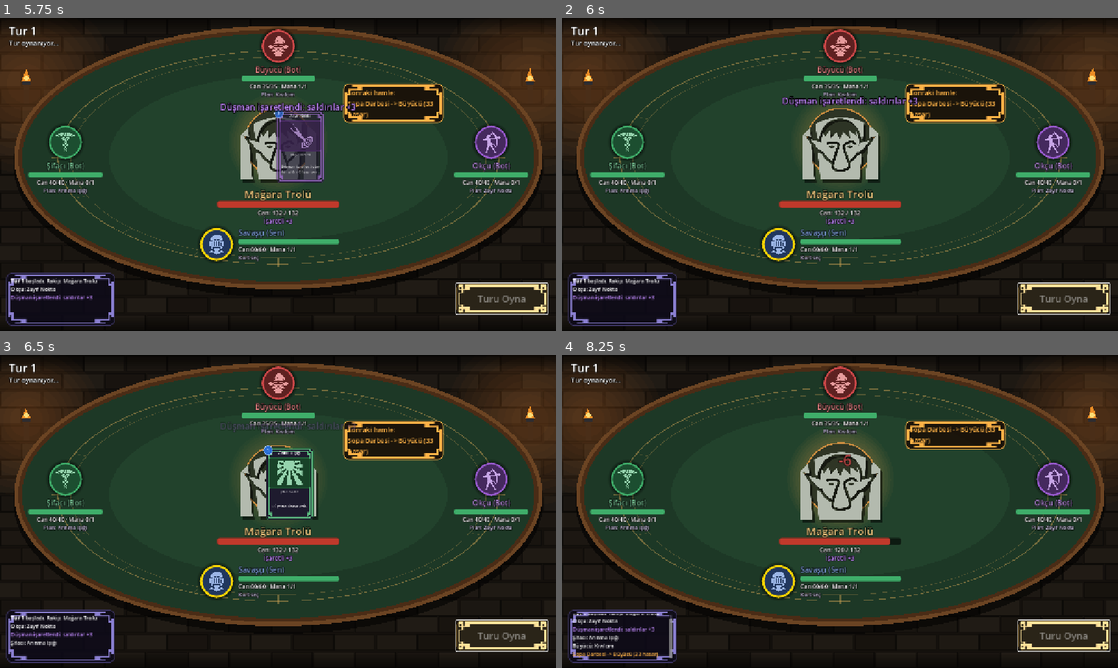
Above: before the commit, frames 1-4 (two rows, left to right).
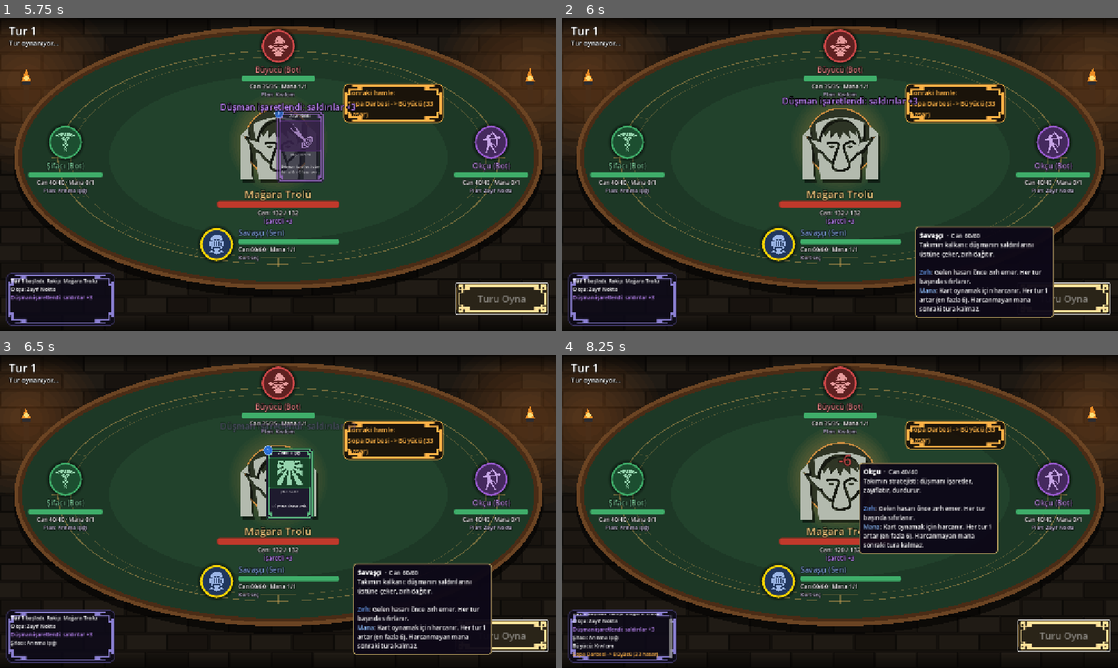
Above: after the commit, the same moments.

Repository: bogacavdar/coop-kart-oyunu
Game: Godot game, scene res://oyun.tscn
Same seed, same stepped clock (60 frames per second), same inputs: the game is played once before the commit and once after it.
Inputs (mouse positions are in pixels of both pictures, inside the frame that each line leads up to):
- Up to frame 1 (5.75 s): click "Krediler" at 0.5 s; click "Kapat" at 1.25 s; click (105, 190) at 2.02 s; click "Desteni Gör" at 2.75 s; click "Kapat" at 3.5 s; click "Savaş" at 4.25 s; click "Turu Oyna" at 5 s
- Up to frame 2 (6 s): move the mouse to (834, 243) at 5.77 s; click (834, 243) at 5.92 s
- Up to frame 3 (6.5 s): no input
- Up to frame 4 (8.25 s): move the mouse to (628, 502) at 6.52 s; click (628, 502) at 6.67 s; move the mouse to (840, 405) at 7.27 s; click (840, 405) at 7.42 s; move the mouse to (1051, 502) at 8.02 s; click (1051, 502) at 8.17 s

Frame 1 is identical in both runs. In frame 2, 4.6% of the frame differs, in the area x 63-89%, y 66-96%; in frame 3, 4.6%; in frame 4, 7.0%, in the area x 53-79%, y 34-64%.

Commit message:
Açıklama balonları, ses efektleri, Windows ve Android sürümleri
Co-Authored-By: Claude Opus 5.5 <noreply@anthropic.com>
Claude-Session: https://claude.ai/code/session_01BTyhiEWYueC4ryox9s8zfK

Diff:
--- a/arayuz/arayuz.gd
+++ b/arayuz/arayuz.gd
@@ -71,6 +71,7 @@
 	b.add_theme_stylebox_override("pressed", kutu_stili(renk.darkened(0.3), kenar))
 	b.add_theme_stylebox_override("disabled", kutu_stili(renk.darkened(0.5), kenar.darkened(0.5)))
 	b.add_theme_stylebox_override("focus", StyleBoxEmpty.new())
+	b.pressed.connect(func(): Ses.cal(b, "tikla"))
 	var cerceve := susle(b, kenar.lightened(0.15), BUTON_CERCEVESI, 4.0)
 	if cerceve:
 		cerceve.self_modulate.a = 0.85
--- a/arayuz/harita_ekrani.gd
+++ b/arayuz/harita_ekrani.gd
@@ -11,6 +11,14 @@
 	"dinlenme": ["Dinlen", Color("#3fae6a")],
 	"gizem": ["?", Color("#9a5bd1")],
 	"boss": ["BOSS", Color("#e8c27a")],
+}
+
+const DURAK_ACIKLAMALARI := {
+	"savas": "[b]Savaş[/b]\nNormal bir düşmanla karşılaşırsınız. Kazanınca destene bir kart seçersin.",
+	"elit": "[b]Elit Savaş[/b]\nÇok daha güçlü bir düşman. Kazanınca herkesin max canı +5 artar ve kart seçersin.",
+	"dinlenme": "[b]Kamp Ateşi[/b]\nYa takım max canının %30'u kadar iyileşir ya da bir kartını kalıcı olarak güçlendirirsin.",
+	"gizem": "[b]Gizemli Olay[/b]\nRastgele bir olay. İyi de olabilir, bedeli olan bir fırsat da.",
+	"boss": "[b]Kızıl Ejder[/b]\nKoşunun son düşmanı. Bütün takıma ateş püskürür ve savaş uzadıkça öfkelenir.",
 }
 
 var kosu: Kosu
@@ -90,7 +98,12 @@
 		var tw := b.create_tween().set_loops()
 		tw.tween_property(b, "scale", Vector2.ONE * 1.1, 0.5)
 		tw.tween_property(b, "scale", Vector2.ONE, 0.5)
-		b.pressed.connect(func(): dugum_secildi.emit(d))
+		b.pressed.connect(func():
+			Ses.cal(b, "tikla")
+			dugum_secildi.emit(d)
+		)
+	b.mouse_filter = Control.MOUSE_FILTER_STOP
+	Ipucu.baglan(b, func(): return DURAK_ACIKLAMALARI[d["tip"]])
 	add_child(b)
 
 
--- /dev/null
+++ b/arayuz/ipucu.gd
@@ -0,0 +1,111 @@
+class_name Ipucu
+extends CanvasLayer
+## Açıklama balonu: fareyle bir şeyin üstüne gelince yanında çıkan küçük kutu.
+## Kullanım: Ipucu.baglan(kontrol, func(): return "metin")
+
+const SOZLUK := {
+	"zirh": "[color=#6fa8ff]Zırh[/color]: Gelen hasarı önce zırh emer. Her tur başında sıfırlanır.",
+	"aggro": "[color=#ffb347]Dikkat Çekme[/color]: Bu tur düşmanın tek kişilik saldırıları bu oyuncuya yönelir.",
+	"isaret": "[color=#c38bff]İşaret[/color]: Bu tur düşmana yapılan her saldırı fazladan hasar verir.",
+	"zayif": "[color=#c38bff]Zayıflatma[/color]: Bu tur düşmanın her vuruşunun hasarı azalır.",
+	"sersem": "[color=#c38bff]Hareketsiz[/color]: Düşman bu tur hiçbir şey yapamaz.",
+	"kalkan": "[color=#9fc8ff]Kalkan[/color]: Düşmanın kalkanı, oyuncuların hasarını önce emer. Düşmanın bir sonraki hamlesinde biter.",
+	"guc": "[color=#ff8a6a]Güç[/color]: Düşmanın bütün saldırılarına eklenir ve kalıcıdır. Savaş uzadıkça artar.",
+	"mana": "[color=#8fc1ff]Mana[/color]: Kart oynamak için harcanır. Her tur 1 artar (en fazla 6). Harcanmayan mana sonraki tura kalmaz.",
+	"sira": "[color=#e8c27a]Tur sırası[/color]: Önce Koruma, sonra Kontrol, sonra Saldırı, en son İyileştirme kartları işlenir. Ardından düşman hamlesini yapar.",
+}
+
+static var _ornek: Ipucu
+var _panel: PanelContainer
+var _yazi: RichTextLabel
+var _sahip: Control
+
+
+func _init() -> void:
+	layer = 120
+	_panel = PanelContainer.new()
+	_panel.mouse_filter = Control.MOUSE_FILTER_IGNORE
+	_panel.add_theme_stylebox_override("panel", Arayuz.kutu_stili(Color(0.05, 0.03, 0.09, 0.96), Color("#b8a060"), 2, 8))
+	_panel.visible = false
+	add_child(_panel)
+	_yazi = RichTextLabel.new()
+	_yazi.bbcode_enabled = true
+	_yazi.fit_content = true
+	_yazi.scroll_active = false
+	_yazi.custom_minimum_size = Vector2(300, 0)
+	_yazi.mouse_filter = Control.MOUSE_FILTER_IGNORE
+	_yazi.add_theme_font_size_override("normal_font_size", 14)
+	_yazi.add_theme_font_size_override("bold_font_size", 15)
+	_panel.add_child(_yazi)
+
+
+static func baglan(kontrol: Control, metin: Callable) -> void:
+	kontrol.mouse_entered.connect(func(): goster(kontrol, metin.call()))
+	kontrol.mouse_exited.connect(func(): gizle(kontrol))
+	kontrol.tree_exiting.connect(func(): gizle(kontrol))
+
+
+static func goster(kontrol: Control, metin: String) -> void:
+	if metin == "" or not kontrol.is_inside_tree():
+		return
+	if _ornek == null or not is_instance_valid(_ornek):
+		_ornek = Ipucu.new()
+		kontrol.get_tree().root.add_child(_ornek)
+	_ornek._goster(kontrol, metin)
+
+
+static func gizle(kontrol: Control = null) -> void:
+	if _ornek and is_instance_valid(_ornek):
+		if kontrol == null or _ornek._sahip == kontrol:
+			_ornek._panel.visible = false
+			_ornek._sahip = null
+
+
+func _goster(kontrol: Control, metin: String) -> void:
+	_sahip = kontrol
+	_yazi.text = metin
+	_panel.visible = true
+	_panel.reset_size()
+	var alan := kontrol.get_global_rect()
+	var boyut := _panel.get_combined_minimum_size()
+	var ekran := Vector2(1280, 720)
+	var konum := Vector2(alan.end.x + 12, alan.position.y)
+	if konum.x + boyut.x > ekran.x - 8:
+		konum.x = alan.position.x - boyut.x - 12
+	if konum.x < 8:
+		konum.x = clampf(alan.get_center().x - boyut.x / 2.0, 8, ekran.x - boyut.x - 8)
+		konum.y = alan.position.y - boyut.y - 10
+	konum.y = clampf(konum.y, 8, ekran.y - boyut.y - 8)
+	_panel.position = konum
+
+
+## Kartın açıklaması: başlık, işlenme sırası ve kartta geçen terimler
+static func kart_metni(k: CardData) -> String:
+	var satirlar: PackedStringArray = []
+	satirlar.append("[b]%s[/b]  ·  %d mana  ·  %s" % [k.kart_adi, k.mana, CardData.sinif_adi(k.sinif)])
+	satirlar.append(k.aciklama_metni())
+	satirlar.append("")
+	var sira_aciklamasi := {
+		CardData.Tip.KORUMA: "turda ilk işlenen kartlardan.",
+		CardData.Tip.KONTROL: "korumadan sonra, saldırılardan önce işlenir.",
+		CardData.Tip.SALDIRI: "koruma ve kontrolden sonra işlenir.",
+		CardData.Tip.IYILESTIRME: "turda en son işlenir, düşmandan hemen önce.",
+	}
+	satirlar.append("[color=#e8c27a]%s kartı[/color]: %s" % [CardData.tip_adi(k.tip), sira_aciklamasi[k.tip]])
+	if k.hedef == CardData.Hedef.MUTTEFIK:
+		satirlar.append("[color=#7dffa0]Hedefli[/color]: Seçtikten sonra bir koltuğa tıkla.")
+	var terimler: Array[String] = []
+	match k.etki:
+		CardData.Etki.ZIRH: terimler.append("zirh")
+		CardData.Etki.AGGRO: terimler.append_array(["aggro", "zirh"])
+		CardData.Etki.ISARET: terimler.append("isaret")
+		CardData.Etki.ZAYIFLAT: terimler.append("zayif")
+		CardData.Etki.SERSEMLET: terimler.append("sersem")
+		CardData.Etki.HASAR: terimler.append("kalkan")
+	if k.ek_etki in [CardData.EkEtki.KENDINE_ZIRH, CardData.EkEtki.TAKIMA_ZIRH] and not terimler.has("zirh"):
+		terimler.append("zirh")
+	for t in terimler:
+		satirlar.append(SOZLUK[t])
+	if k.guclendirildi_mi():
+		satirlar.append("[color=#ffd84a]Güçlendirilmiş kart.[/color]")
+	return "\n".join(satirlar)
--- a/arayuz/odul_ekrani.gd
+++ b/arayuz/odul_ekrani.gd
@@ -28,7 +28,11 @@
 		v.setup(_kartlar[i])
 		add_child(v)
 		v.yerlestir(Vector2(640 + (i - (_kartlar.size() - 1) / 2.0) * 270, 360), 1.0)
-		v.card_clicked.connect(func(_v): secildi.emit(_kartlar[i]))
+		v.card_clicked.connect(func(_v):
+			Ses.cal(self, "sec")
+			Ipucu.gizle()
+			secildi.emit(_kartlar[i])
+		)
 
 	var gec := Arayuz.buton("Kart alma, geç", Vector2(220, 50), Color("#2a2450"), Color("#7a6fd0"), 17)
 	gec.position = Vector2(530, 580)
--- /dev/null
+++ b/arayuz/ses.gd
@@ -0,0 +1,25 @@
+class_name Ses
+extends RefCounted
+## Ses efektleri: Ses.cal(herhangi_bir_dugum, "vurus")
+## Dosyalar varliklar/sesler/<ad>.wav. Aynı isimle yeni dosya koyarak değiştirilebilir.
+
+static var _akislar := {}
+static var acik := true
+
+
+static func cal(dugum: Node, ad: String, ses_db: float = -4.0, perde: float = 1.0) -> void:
+	if not acik or dugum == null or not dugum.is_inside_tree():
+		return
+	if not _akislar.has(ad):
+		var yol := "res://varliklar/sesler/%s.wav" % ad
+		_akislar[ad] = load(yol) if ResourceLoader.exists(yol) else null
+	var akis: AudioStream = _akislar[ad]
+	if akis == null:
+		return
+	var p := AudioStreamPlayer.new()
+	p.stream = akis
+	p.volume_db = ses_db
+	p.pitch_scale = perde * randf_range(0.94, 1.06)
+	dugum.get_tree().root.add_child(p)
+	p.play()
+	p.finished.connect(p.queue_free)
--- a/kartlar/card_view.gd
+++ b/kartlar/card_view.gd
@@ -47,6 +47,7 @@
 	pivot_offset = CARD_SIZE / 2.0
 	mouse_filter = Control.MOUSE_FILTER_STOP
 	_build()
+	Ipucu.baglan(self, func(): return Ipucu.kart_metni(data) if data else "")
 	mouse_entered.connect(_on_hover.bind(true))
 	mouse_exited.connect(_on_hover.bind(false))
 	resized.connect(func(): pivot_offset = size / 2.0)
--- a/project.godot
+++ b/project.godot
@@ -13,8 +13,12 @@
 window/size/viewport_width=1280
 window/size/viewport_height=720
 window/stretch/mode="canvas_items"
+window/stretch/aspect="keep"
+window/handheld/orientation=0
 
 [rendering]
 
+textures/vram_compression/import_etc2_astc=true
+
 renderer/rendering_method="gl_compatibility"
 renderer/rendering_method.mobile="gl_compatibility"
--- a/savas/koltuk.gd
+++ b/savas/koltuk.gd
@@ -120,6 +120,29 @@
 
 
 ## Koltuğu, portresinin ortası verilen noktaya gelecek şekilde yerleştirir
+const ROLLER := {
+	CardData.Sinif.TANK: "Takımın kalkanı: düşmanın saldırılarını üstüne çeker, zırh dağıtır.",
+	CardData.Sinif.DESTEK: "Takımın şifacısı: can ve zırh verir.",
+	CardData.Sinif.HASARCI: "Takımın ana hasarı: güçlü büyülerle düşmanı eritir.",
+	CardData.Sinif.KONTROLCU: "Takımın stratejisti: düşmanı işaretler, zayıflatır, durdurur.",
+}
+var _son_oyuncu: Oyuncu
+
+
+func ipucu_metni() -> String:
+	var o := _son_oyuncu
+	if o == null:
+		return ""
+	var satirlar: PackedStringArray = [
+		"[b]%s[/b]  ·  Can %d/%d" % [o.ad, o.can, o.max_can],
+		ROLLER.get(o.sinif, ""),
+		"",
+		Ipucu.SOZLUK["zirh"],
+		Ipucu.SOZLUK["mana"],
+	]
+	return "\n".join(satirlar)
+
+
 func merkeze_yerlestir(merkez: Vector2) -> void:
 	position = merkez - (_portre.position + _portre.size / 2.0)
 
@@ -129,6 +152,9 @@
 
 
 func guncelle(o: Oyuncu, sen: bool, hedef_modu: bool, plan: String) -> void:
+	if _son_oyuncu == null:
+		Ipucu.baglan(self, ipucu_metni)
+	_son_oyuncu = o
 	if _ikon.texture == null:
 		var yol := "res://varliklar/ikonlar/sinif_%d.svg" % o.sinif
 		if ResourceLoader.exists(yol):
--- a/savas/savas_ekrani.gd
+++ b/savas/savas_ekrani.gd
@@ -72,6 +72,12 @@
 	_boss.ayarla(motor.boss.gorunum)
 	_boss.yerlestir(BOSS_MERKEZI)
 
+	var boss_alani := Control.new()
+	boss_alani.position = BOSS_MERKEZI - Vector2(150, 110)
+	boss_alani.size = Vector2(300, 200)
+	add_child(boss_alani)
+	Ipucu.baglan(boss_alani, _boss_ipucu)
+
 	_boss_ad = _etiket_at(Rect2(440, 386, 400, 30), 24)
 	_boss_ad.add_theme_color_override("font_color", Color("#e8c27a"))
 	_boss_bar = ProgressBar.new()
@@ -89,7 +95,8 @@
 	# Niyet balonu
 	_niyet_kutu = PanelContainer.new()
 	_niyet_kutu.position = Vector2(790, 150)
-	_niyet_kutu.mouse_filter = Control.MOUSE_FILTER_IGNORE
+	_niyet_kutu.mouse_filter = Control.MOUSE_FILTER_STOP
+	Ipucu.baglan(_niyet_kutu, _niyet_ipucu)
 	_niyet_kutu.add_theme_stylebox_override("panel", _kutu_stili(Color(0.1, 0.05, 0.02, 0.85), Color("#ffb347")))
 	add_child(_niyet_kutu)
 	Arayuz.susle(_niyet_kutu, Color("#ffb347"), Arayuz.PANEL_CERCEVESI, -6.0)
@@ -140,6 +147,7 @@
 	_buton.add_theme_stylebox_override("pressed", _kutu_stili(Color("#3d2f15"), Color("#e8c27a")))
 	_buton.add_theme_stylebox_override("disabled", _kutu_stili(Color("#2a2418"), Color("#5c4720")))
 	_buton.pressed.connect(_turu_oyna)
+	Ipucu.baglan(_buton, func(): return Ipucu.SOZLUK["sira"])
 	add_child(_buton)
 	Arayuz.susle(_buton, Color("#ffe39a"), Arayuz.BUTON_CERCEVESI, 4.0)
 
@@ -167,6 +175,44 @@
 	_efekt_katmani.mouse_filter = Control.MOUSE_FILTER_IGNORE
 	_efekt_katmani.z_index = 100
 	add_child(_efekt_katmani)
+
+
+func _boss_ipucu() -> String:
+	if motor == null:
+		return ""
+	var b := motor.boss
+	var unvan := {"normal": "Düşman", "elit": "Elit düşman", "boss": "Boss"}
+	var satirlar: PackedStringArray = ["[b]%s[/b]  ·  %s  ·  Can %d/%d" % [b.ad, unvan.get(b.tip, ""), b.can, b.max_can]]
+	if b.zirh > 0:
+		satirlar.append(Ipucu.SOZLUK["kalkan"])
+	if b.guc > 0:
+		satirlar.append(Ipucu.SOZLUK["guc"])
+	if b.isaret > 0:
+		satirlar.append(Ipucu.SOZLUK["isaret"])
+	if b.zayiflik > 0:
+		satirlar.append(Ipucu.SOZLUK["zayif"])
+	if b.sersem:
+		satirlar.append(Ipucu.SOZLUK["sersem"])
+	satirlar.append("Sağdaki turuncu balon bir sonraki hamlesini gösterir.")
+	return "\n".join(satirlar)
+
+
+func _niyet_ipucu() -> String:
+	if motor == null:
+		return ""
+	var aciklama := {
+		"tekil": "Tek bir oyuncuya vurur. Savaşçının dikkat çeken kartları bu saldırıyı üstüne alır; zırh hasarı azaltır.",
+		"cift": "Aynı anda iki oyuncuya vurur. İkisine de zırh vermek iyi bir fikir.",
+		"alan": "Bütün takıma vurur. Takıma zırh ya da can veren kartlar burada parlar.",
+		"guc": "Kalıcı olarak güçlenir. Bu tur saldırmayacak: düşmana yüklenme zamanı!",
+		"kalkan": "Kendine kalkan kazanır. Kalkan bir sonraki turunuzda vuruşlarınızı emer.",
+		"iyiles": "Kendini iyileştirir. Bu tur saldırmayacak: düşmana yüklenme zamanı!",
+	}
+	var tur: String = motor.boss.niyet.get("tur", "")
+	var metin := "[b]Sıradaki hamle[/b]\n" + str(aciklama.get(tur, ""))
+	if tur in ["tekil", "cift", "alan"]:
+		metin += "\n" + Ipucu.SOZLUK["zayif"]
+	return metin
 
 
 func _etiket(ebeveyn: Control, boyut: int) -> Label:
@@ -314,6 +360,7 @@
 	if kart.mana > o.kalan_mana():
 		_bilgi.text = "Yeterli mana yok (%d gerekli, %d kaldı)." % [kart.mana, o.kalan_mana()]
 		return
+	Ses.cal(self, "sec")
 	if kart.hedef == CardData.Hedef.MUTTEFIK:
 		hedef_bekleyen = kart
 		_hepsini_guncelle()
@@ -339,6 +386,7 @@
 	if oynatiliyor or motor.bitti or hedef_bekleyen == null:
 		return
 	if motor.kart_sec(insan, hedef_bekleyen, no):
+		Ses.cal(self, "sec", -4.0, 1.2)
 		hedef_bekleyen = null
 	_hepsini_guncelle()
 
@@ -350,6 +398,8 @@
 		return
 	oynatiliyor = true
 	hedef_bekleyen = null
+	Ipucu.gizle()
+	Ses.cal(self, "tikla")
 	_hepsini_guncelle()
 	var olaylar := motor.turu_coz()
 	for olay in olaylar:
@@ -364,6 +414,7 @@
 	var k: Koltuk = _koltuklar[olay["oyuncu"]] if olay.has("oyuncu") else null
 	match olay["tip"]:
 		"kart":
+			Ses.cal(self, "kart")
 			_log_yaz(olay["metin"])
 			_ucan_kart(olay["kart"], k.portre_merkezi())
 			k.parlat()
@@ -373,35 +424,42 @@
 			_boss_can.text = "Can: %d / %d" % [olay["can"], motor.boss.max_can]
 			_boss_durum.text = olay["durum"]
 			_boss.vur()
+			Ses.cal(self, "vurus")
 			_ucan_yazi("-%d" % olay["miktar"], Color("#ff5a5a"), BOSS_MERKEZI, 34)
 			if olay["emilen"] > 0:
 				_ucan_yazi("%d kalkana çarptı" % olay["emilen"], Color("#9fc8ff"), BOSS_MERKEZI + Vector2(0, 40), 16)
 			await _bekle(0.35)
 		"boss_iyiles":
+			Ses.cal(self, "sifa", -4.0, 0.7)
 			_boss_bar.value = olay["can"]
 			_boss_can.text = "Can: %d / %d" % [olay["can"], motor.boss.max_can]
 			_ucan_yazi("+%d can" % olay["miktar"], Color("#5aff8a"), BOSS_MERKEZI, 30)
 			await _bekle(0.4)
 		"boss_durum":
 			_boss_durum.text = olay["durum"]
+			Ses.cal(self, "buyu")
 			_log_yaz("[color=#c38bff]%s[/color]" % olay["metin"])
 			_ucan_yazi(olay["metin"], Color("#c38bff"), BOSS_MERKEZI + Vector2(0, -70), 20)
 			await _bekle(0.5)
 		"zirh":
 			k.degerleri_goster(olay["can"], olay["max_can"], olay["zirh"])
+			Ses.cal(self, "zirh", -8.0)
 			_ucan_yazi("+%d zırh" % olay["miktar"], Color("#6fa8ff"), k.portre_merkezi(), 22)
 			await _bekle(0.3)
 		"iyilestir":
 			k.degerleri_goster(olay["can"], olay["max_can"], olay["zirh"])
+			Ses.cal(self, "sifa", -8.0)
 			_ucan_yazi("+%d can" % olay["miktar"], Color("#5aff8a"), k.portre_merkezi(), 22)
 			await _bekle(0.3)
 		"boss_hamle":
 			_niyet.text = olay["metin"]
 			_log_yaz("[color=#ffb347]%s[/color]" % olay["metin"])
 			_boss.saldir()
+			Ses.cal(self, "kukreme", -2.0)
 			await _bekle(0.5)
 		"oyuncu_hasar":
 			await _mermi(BOSS_MERKEZI, k.portre_merkezi())
+			Ses.cal(self, "darbe")
 			k.degerleri_goster(olay["can"], olay["max_can"], olay["zirh"])
 			k.parlat()
 			_ucan_yazi("-%d" % olay["miktar"], Color("#ff5a5a"), k.portre_merkezi(), 30)
@@ -416,9 +474,11 @@
 			_log_yaz("[b]Tur %d[/b] başladı." % motor.tur)
 		"zafer":
 			_log_yaz("[color=#5aff8a][b]%s yenildi![/b][/color]" % motor.boss.ad)
+			Ses.cal(self, "zafer", 0.0)
 			await _sonuc_goster(true)
 		"yenilgi":
 			_log_yaz("[color=#ff5a5a][b]Takım düştü.[/b][/color]")
+			Ses.cal(self, "yenilgi", 0.0)
 			await _sonuc_goster(false)
 
 
Not shown, changed: export_presets.cfg
Not shown, added: varliklar/sesler/buyu.wav
Not shown, added: varliklar/sesler/darbe.wav
Not shown, added: varliklar/sesler/kart.wav
Not shown, added: varliklar/sesler/kukreme.wav
Not shown, added: varliklar/sesler/sec.wav
Not shown, added: varliklar/sesler/sifa.wav
Not shown, added: varliklar/sesler/tikla.wav
Not shown, added: varliklar/sesler/vurus.wav
Not shown, added: varliklar/sesler/yenilgi.wav
Not shown, added: varliklar/sesler/zafer.wav
Not shown, added: varliklar/sesler/zirh.wav
